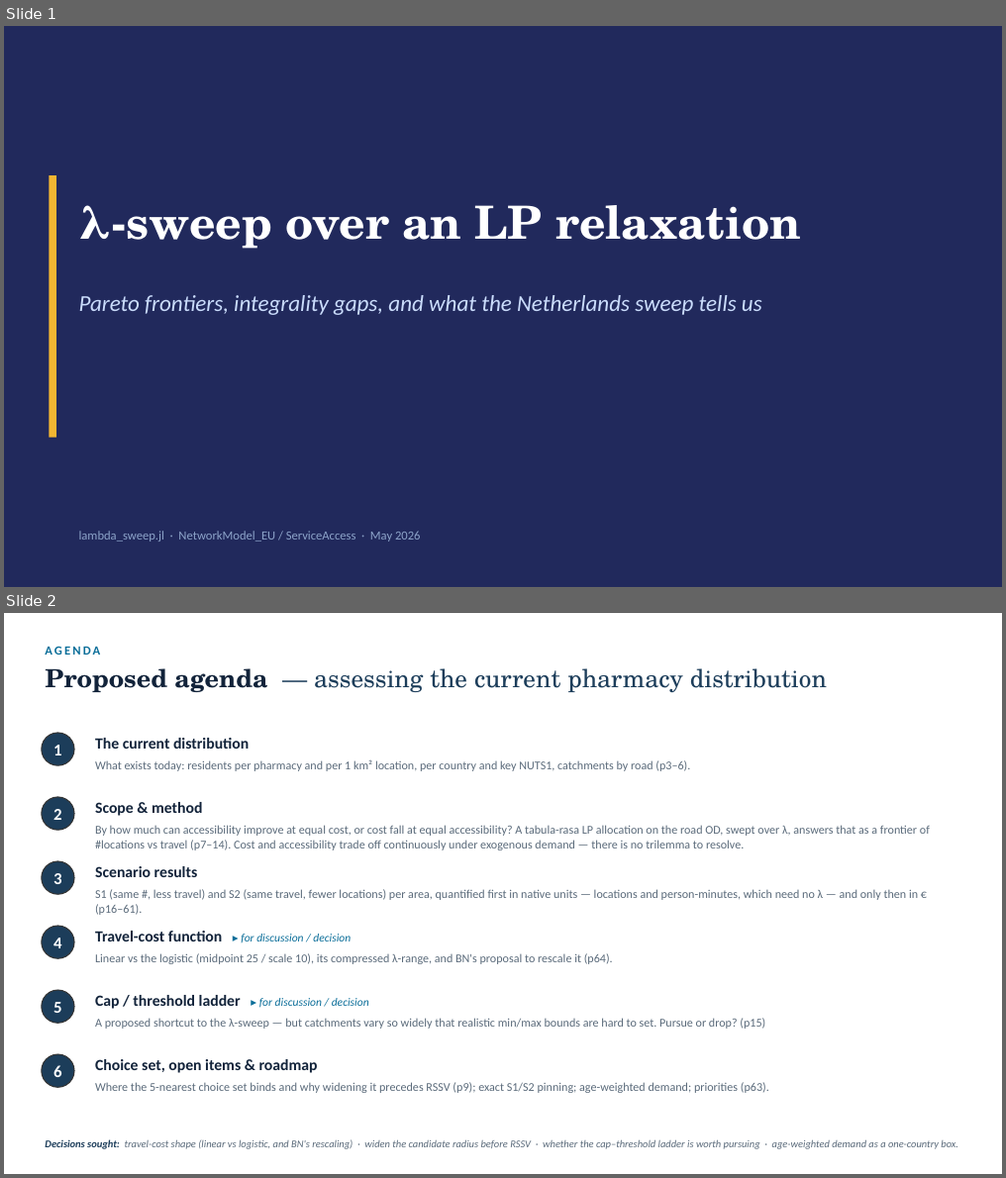
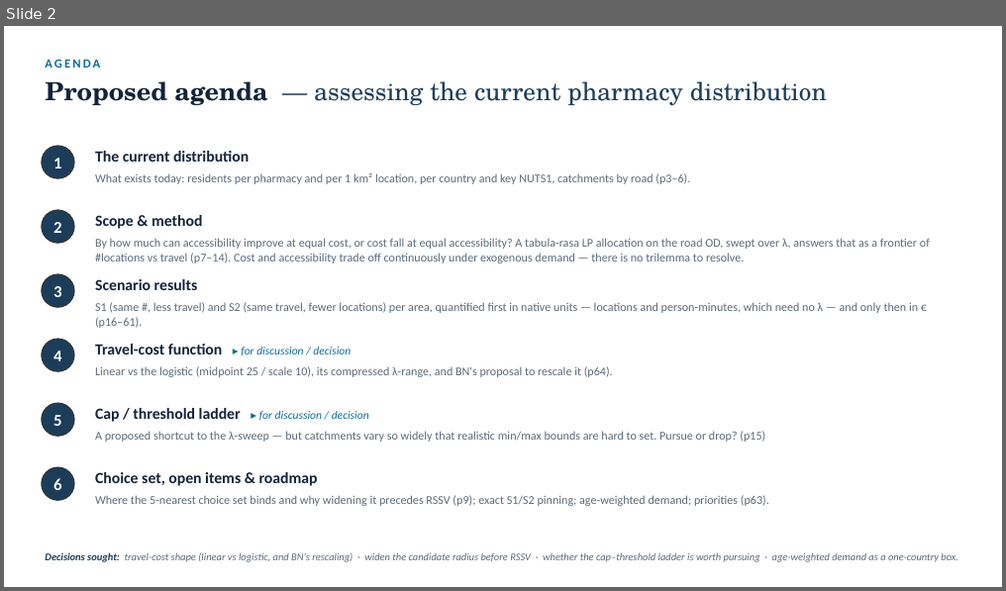
Before and after one commit to ObjectVision/NetworkModel_EU, a slide deck: doc/lambda_sweep5.pptx. Shown one above the other, each under a label of ours: slides 1 and 2 before the commit, slide 2 after it. The pictures are 1006x1178 and 1006x591 pixels, drawn with LibreOffice and Linux fonts; fonts in the diff are those of the drawing. Boxes give left, top, right and bottom in pixels: in the first picture for what was removed or moved away, otherwise in the second. Text is boxed around its words. In the diff, an @@ line names an element or a change of style, - is before the commit and + after.

```diff
--- a/doc/lambda_sweep5.pptx
+++ b/doc/lambda_sweep5.pptx
@@ slide 1 removed at (4, 26, 1002, 587), background #21295C @@
@@ rectangle removed at (49, 175, 56, 438) @@
@@ text removed at (79, 205, 801, 249) @@
-λ-sweep over an LP relaxation
@@ text removed at (79, 295, 762, 315) @@
-Pareto frontiers, integrality gaps, and what the Netherlands sweep tells us
@@ text removed at (79, 531, 421, 542) @@
-lambda_sweep.jl · NetworkModel_EU / ServiceAccess · May 2026
```
Also in this commit, not shown: 1 slide added, 2 other files.
